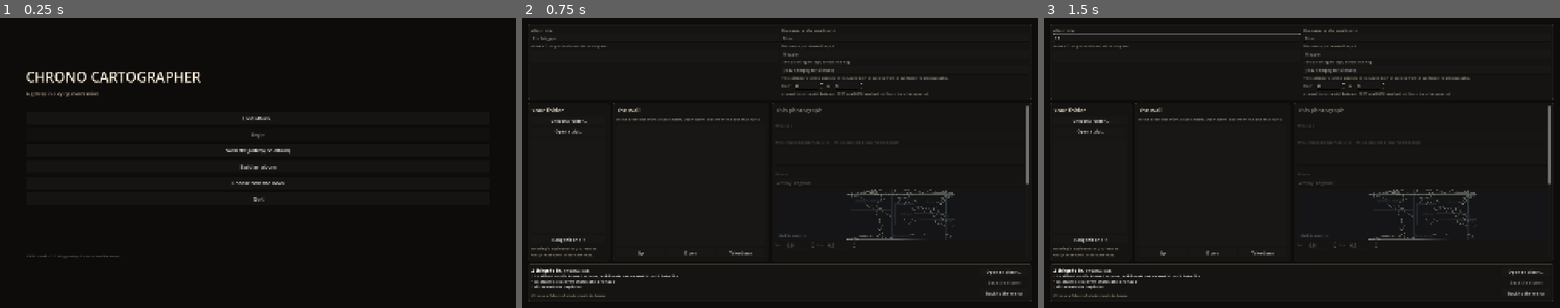
Above: before the commit, frames 1-3 (left to right).
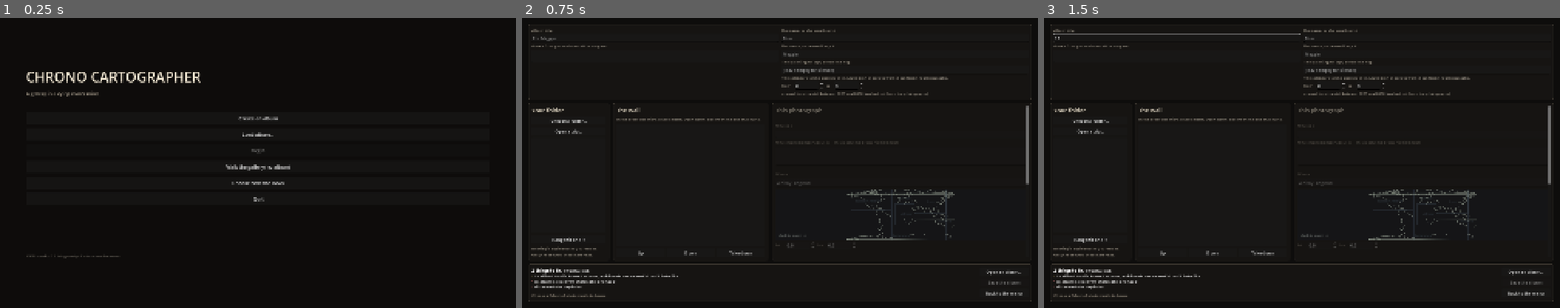
Above: after the commit, the same moments.

Repository: va-rau-jo/cartographer
Game: Godot game, scene res://scenes/menu/main_menu.tscn
Same seed, same stepped clock (60 frames per second), same inputs: the game is played once before the commit and once after it.
Inputs (mouse positions are in pixels of both pictures, inside the frame that each line leads up to):
- Up to frame 1 (0.25 s): no input
- Up to frame 2 (0.75 s): click "Build an album" (after the commit: "Create an album") at 0.5 s
- Up to frame 3 (1.5 s): click (1178, 38) at 1.27 s; type "12" at 1.35 s

The runs differ from the first frame. In frame 1, 0.4% of the frame differs, in the area x 43-57%, y 34-53%; in frame 2, nothing differs; in frame 3, nothing differs.

Commit message:
"Create an album", and first on the menu
It is the first thing that has to happen — there is nothing to load and
nothing to begin until an album exists — so it goes at the top and says
create rather than build.

Also adds tools/run_diag_menu.gd, so the menu is photographable like every
other screen.

Co-Authored-By: Claude Opus 5 <noreply@anthropic.com>
Claude-Session: https://claude.ai/code/session_019cRDpvgRjHoYBZzg1GTSzv

Diff:
--- a/src/ui/main_menu.gd
+++ b/src/ui/main_menu.gd
@@ -64,6 +64,10 @@
 
 	column.add_child(_spacer(28))
 
+	# Making an album comes first, because it is the first thing that has to
+	# happen: there is nothing to load or to begin until one exists.
+	column.add_child(_make_button("Create an album", _on_editor_pressed))
+
 	_load_button = _make_button("Load album…", _on_load_pressed)
 	column.add_child(_load_button)
 
@@ -71,8 +75,6 @@
 	column.add_child(_play_button)
 
 	column.add_child(_make_button("Walk the gallery (no album)", _enter_gallery))
-
-	column.add_child(_make_button("Build an album", _on_editor_pressed))
 
 	column.add_child(_make_button("Choose how she looks", _on_customize_pressed))
 
--- /dev/null
+++ b/tools/diag_menu.gd
@@ -0,0 +1,33 @@
+extends Node
+## Photographs the main menu, which is the one screen everybody sees first.
+##
+##   xvfb-run -a godot --path . --script tools/run_diag_menu.gd
+
+const OUT_DIR := "user://shots"
+const SHOT_SIZE := Vector2i(1280, 800)
+
+
+func _ready() -> void:
+	await get_tree().process_frame
+	_run()
+
+
+func _run() -> void:
+	DirAccess.make_dir_recursive_absolute(ProjectSettings.globalize_path(OUT_DIR))
+	var window := get_window()
+	window.size = SHOT_SIZE
+
+	var scene := load("res://scenes/menu/main_menu.tscn") as PackedScene
+	if scene == null:
+		print("scenes/menu/main_menu.tscn did not load")
+		get_tree().quit(3)
+		return
+	window.add_child(scene.instantiate())
+
+	for _i in 4:
+		await get_tree().process_frame
+
+	var img := window.get_texture().get_image()
+	var path := "%s/60_menu.png" % OUT_DIR
+	print("  %-16s %s" % ["60_menu", "ok" if img.save_png(path) == OK else "FAILED"])
+	get_tree().quit(0)
--- /dev/null
+++ b/tools/run_diag_menu.gd
@@ -0,0 +1,14 @@
+extends SceneTree
+## Entry point for tools/diag_menu.gd. See tests/test_host.gd for why the work
+## happens in a Node rather than here.
+
+
+func _initialize() -> void:
+	var script := load("res://tools/diag_menu.gd") as GDScript
+	if script == null:
+		push_error("could not load tools/diag_menu.gd")
+		quit(2)
+		return
+	var host: Node = script.new()
+	host.name = "DiagMenu"
+	root.add_child(host)
Not shown, added: tools/diag_menu.gd.uid
Not shown, added: tools/run_diag_menu.gd.uid
Not shown, changed: README.md
